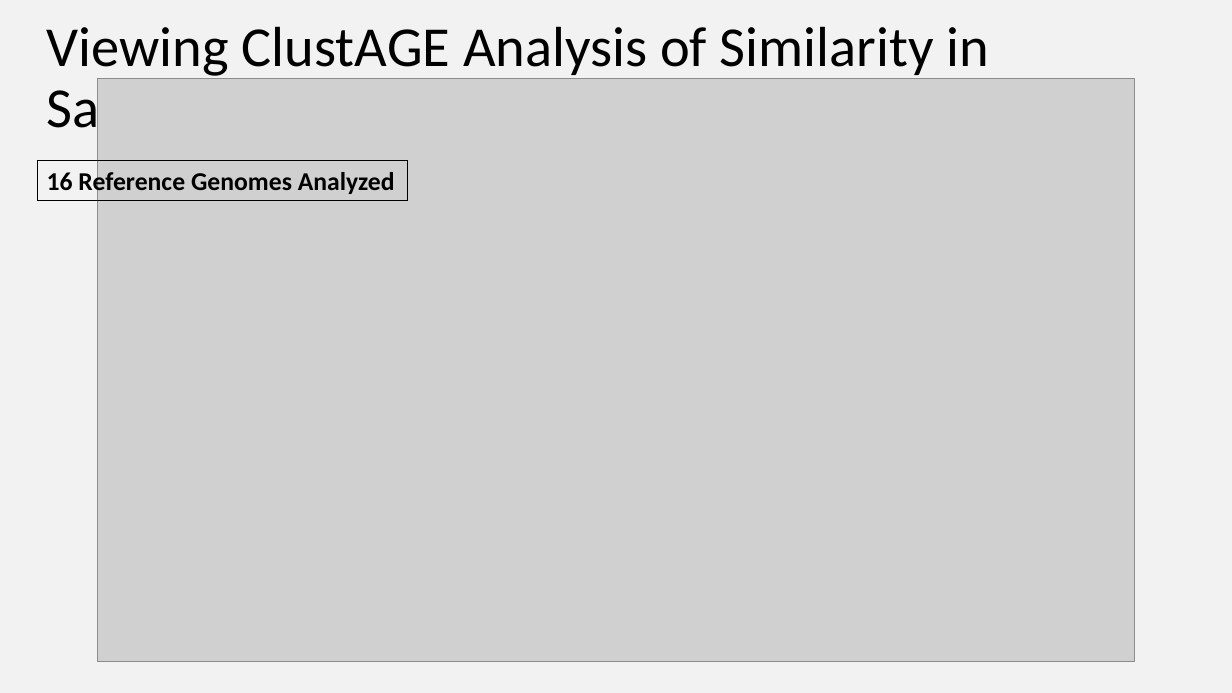
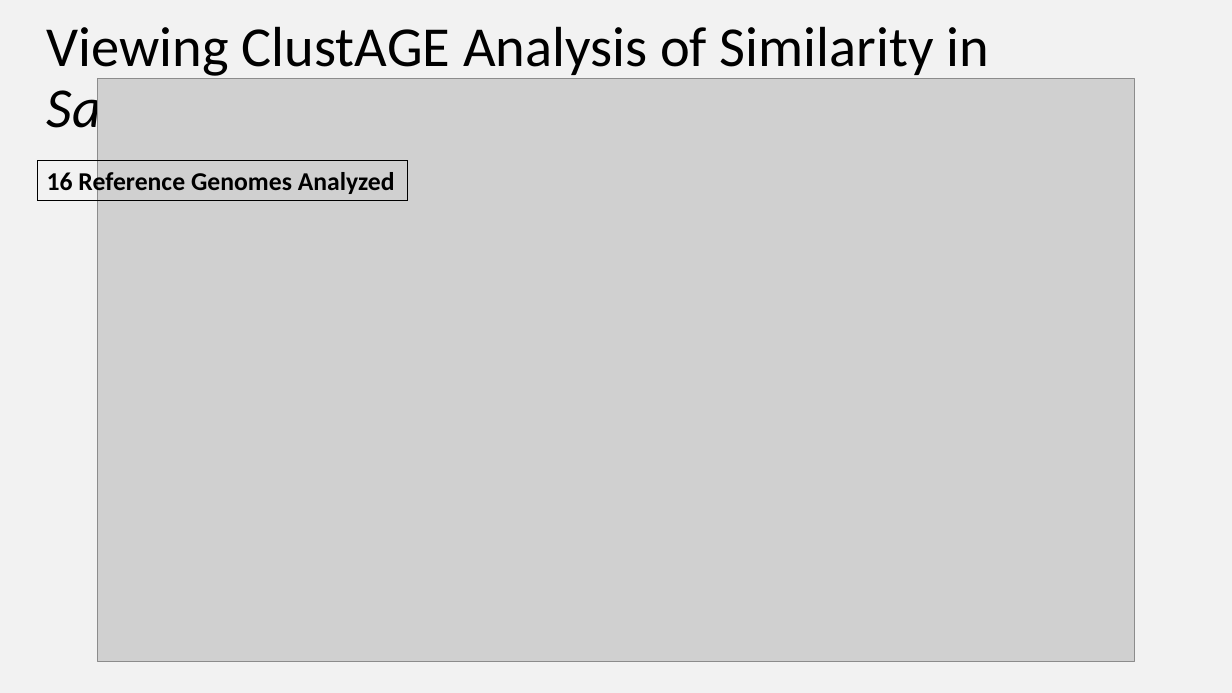
Before and after one commit to Yale-EEB723/finalproject, a slide deck: slide 18 of 190425_Verdegaal_EEB723_project.pptx (slide 17 before the commit). Drawn at 1232x693 pixels with LibreOffice and Linux fonts; fonts in the diff are those of the drawing; grey boxes stand for pictures. Boxes give left, top, right and bottom in pixels: in the first picture for what was removed or moved away, otherwise in the second. Text is boxed around its words. In the diff, an @@ line names an element or a change of style, - is before the commit and + after.

```diff
--- a/190425_Verdegaal_EEB723_project.pptx
+++ b/190425_Verdegaal_EEB723_project.pptx
@@ title "Viewing ClustAGE Analysis of Similarity ..." at [47,26,989,142]: italic on in "Salmonella" @@
```
Also in this commit, not shown: 4 other slides changed, 6 slides added, 2 slides removed, 1 other file.
